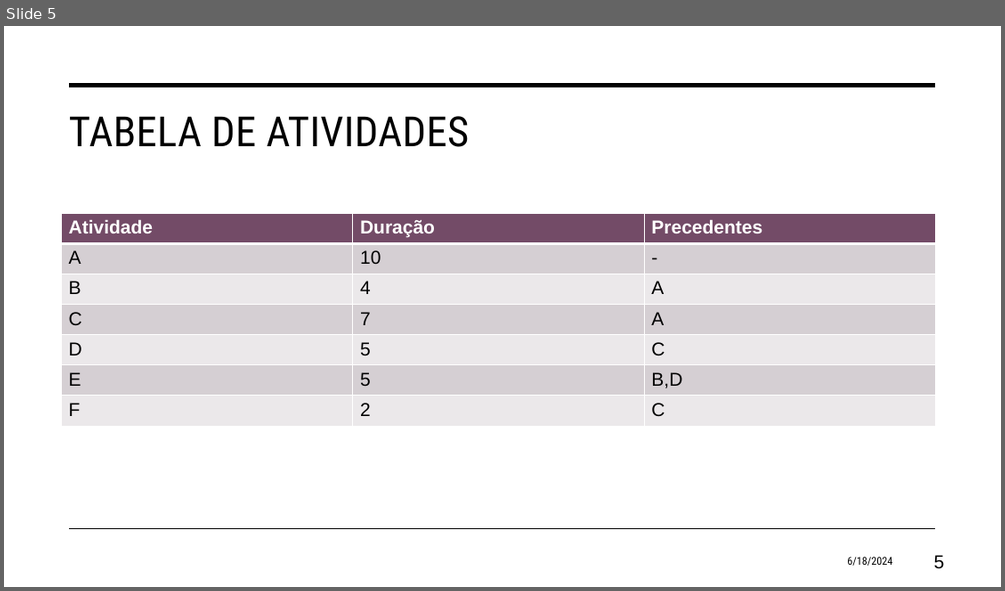
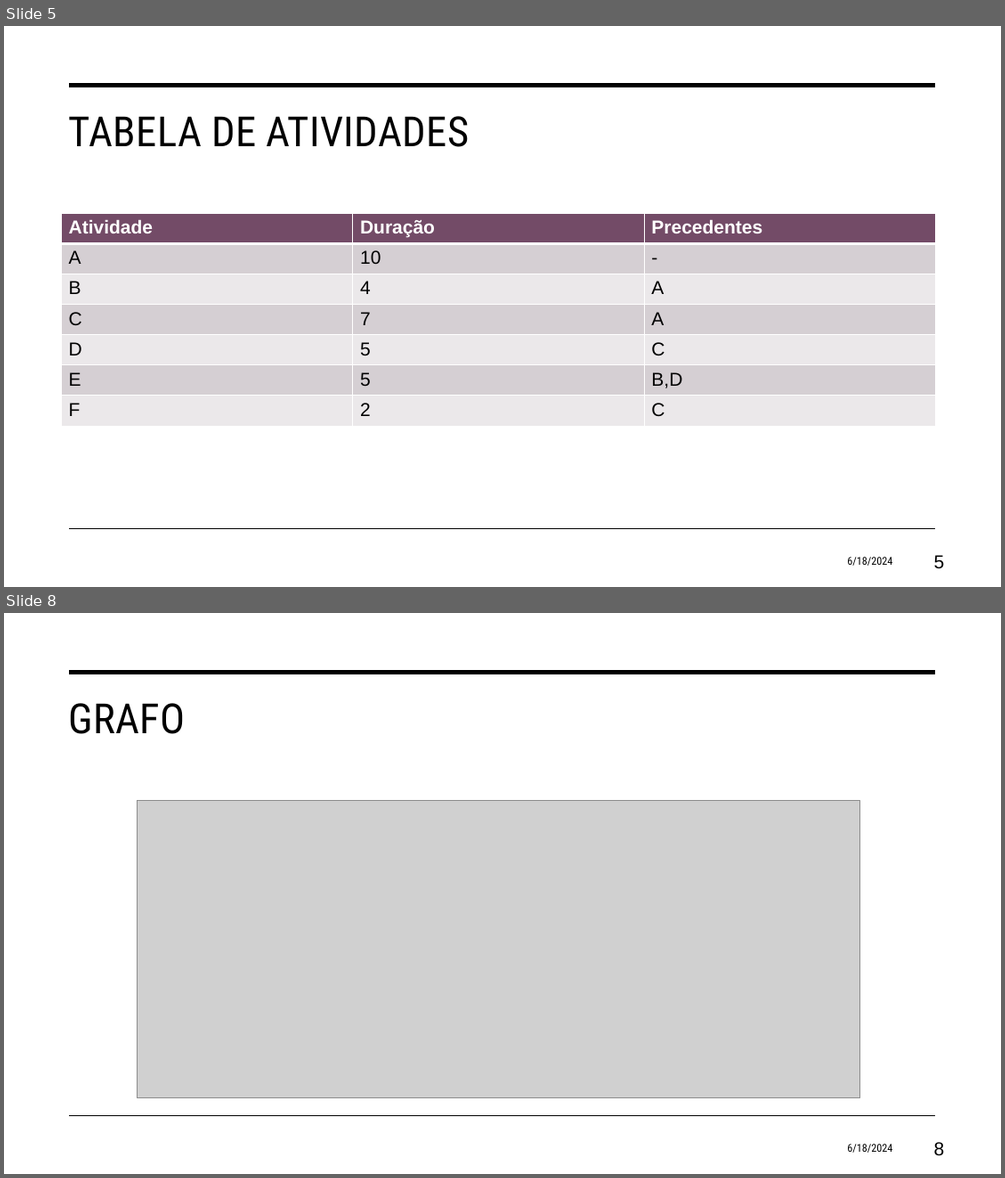
Before and after one commit to eduardosavian/critical-path, a slide deck: Presentation.pptx. Shown one above the other, each under a label of ours: slide 5 before the commit, slides 5 and 8 after it; the slides between them are not shown. The pictures are 1005x591 and 1005x1178 pixels, drawn with LibreOffice and Linux fonts; fonts in the diff are those of the drawing; grey boxes stand for pictures. Boxes give left, top, right and bottom in pixels: in the first picture for what was removed or moved away, otherwise in the second. Text is boxed around its words. In the diff, an @@ line names an element or a change of style, - is before the commit and + after.

```diff
--- a/Presentation.pptx
+++ b/Presentation.pptx
@@ slide 8 added at (4,613,1001,1174), background #FFFFFF; not listed: 2 template elements that a slide beside it also shows @@
@@ title added at (69,703,186,734), 40 pt, text #000000 @@
+GRAFO
@@ picture added at (138,801,859,1098) @@
@@ text added at (847,1143,892,1152), 10.5 pt, text #000000 @@
+6/18/2024
@@ page number added at (934,1142,945,1156), 18 pt, text #000000 @@
+8
```
Also in this commit, not shown: 2 slides changed, 8 other slides added, 2 other files.
